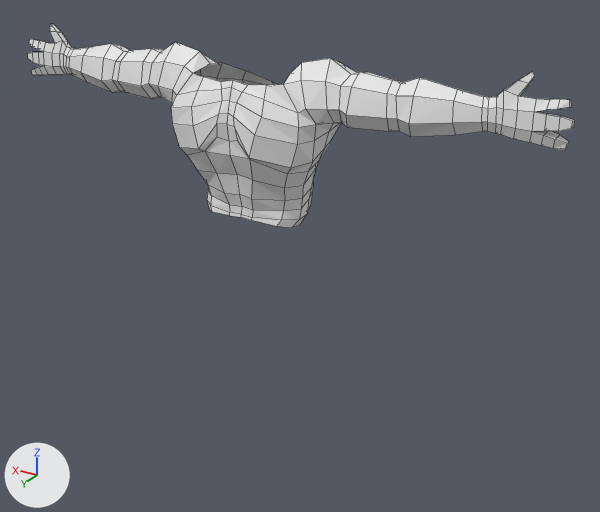
An edit to the Blender file Assets/Art/3D_models/BlendFiles/spartan_blend.blend, drawn before and after from the same camera.
The view is the same before and after, from a camera (50 mm lens) standing at (-3.55, 5.25, 4.81) and looking at (-0.25, -0.25, 2.06). Every picture has the same lights, and +X, +Y and +Z are marked at lower left. Mesh edges are drawn as thin lines.
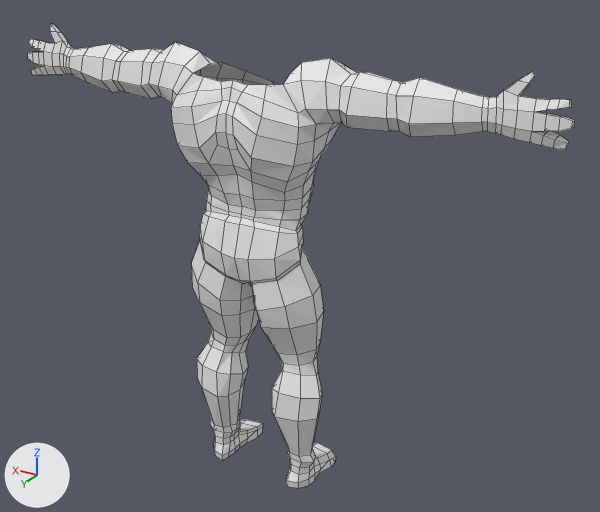
Changed parts and their boxes (x1, y1, x2, y2) in the pictures (600 x 512 px):
'Cube', reshaped (127% taller)
    before: (28, 24, 575, 228)
    after: (28, 24, 575, 488)
part 1 of me_cube, built on
    before: (171, 101, 315, 228)
    after: (171, 101, 336, 488)

The edits, one by one:
me_cube is used by ob_cube; location (0.0, 0.0, 0.0).
me_cube had 255 vertices, 235 faces and spanned x 0.0..2.39, y -0.49..0.43, z 2.37..3.82.
me_cube now has 429 vertices, 402 faces and spans x 0.0..2.39, y -0.49..0.42, z 0.0..3.82.
Part 1, on me_cube:
2 faces are deleted.
26 vertices move from x 0.0..0.51, y -0.36..0.43, z 2.37..3.37 to x 0.0..0.53, y -0.35..0.42, z 2.37..3.37.
174 vertices are added at x 0.0..0.64, y -0.47..0.35, z 0.0..2.51.
169 new faces join them.
